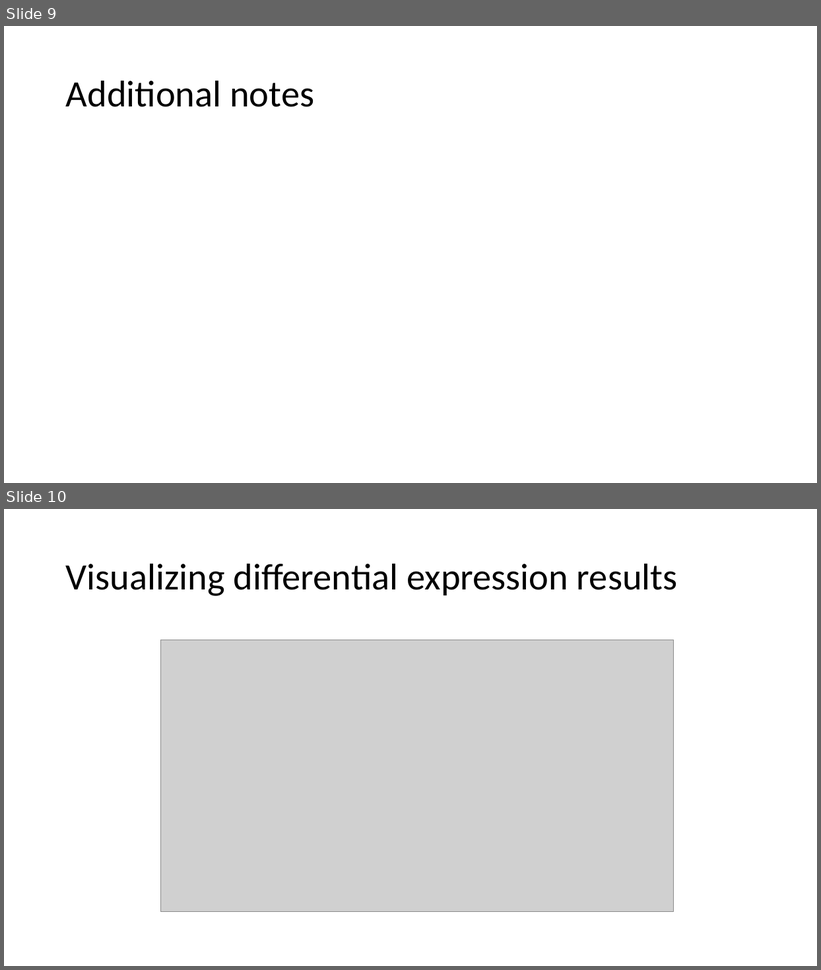
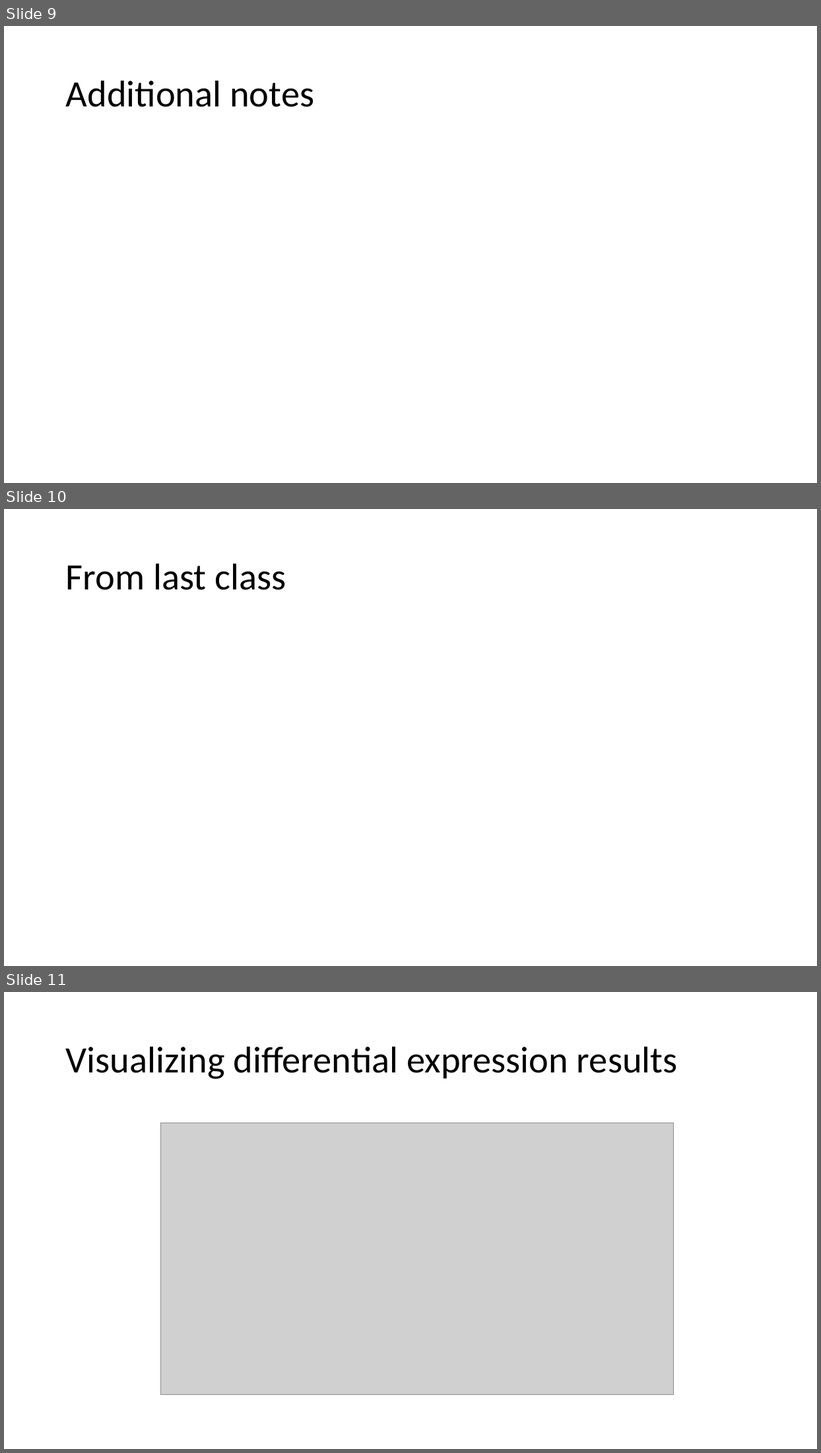
Before and after one commit to JEFworks-Lab/genomic-data-visualization-2023, a slide deck: resources/notes/genomic-data-visualization-Lesson_9.pptx. Shown one above the other, each under a label of ours: slides 9 and 10 before the commit, slides 9, 10 and 11 after it. The pictures are 821x970 and 821x1453 pixels, drawn with LibreOffice and Linux fonts; fonts in the diff are those of the drawing; grey boxes stand for pictures. Boxes give left, top, right and bottom in pixels: in the first picture for what was removed or moved away, otherwise in the second. Text is boxed around its words. In the diff, an @@ line names an element or a change of style, - is before the commit and + after.

```diff
--- a/resources/notes/genomic-data-visualization-Lesson_9.pptx
+++ b/resources/notes/genomic-data-visualization-Lesson_9.pptx
@@ slide 10 added at [4, 509, 817, 966], background #FFFFFF @@
@@ title added at [66, 563, 286, 590], 44 pt, text #000000 @@
+From last class
@@ what was slide 10 is now slide 11 @@
```
Also in this commit, not shown: 2 slides changed, 1 other file.
